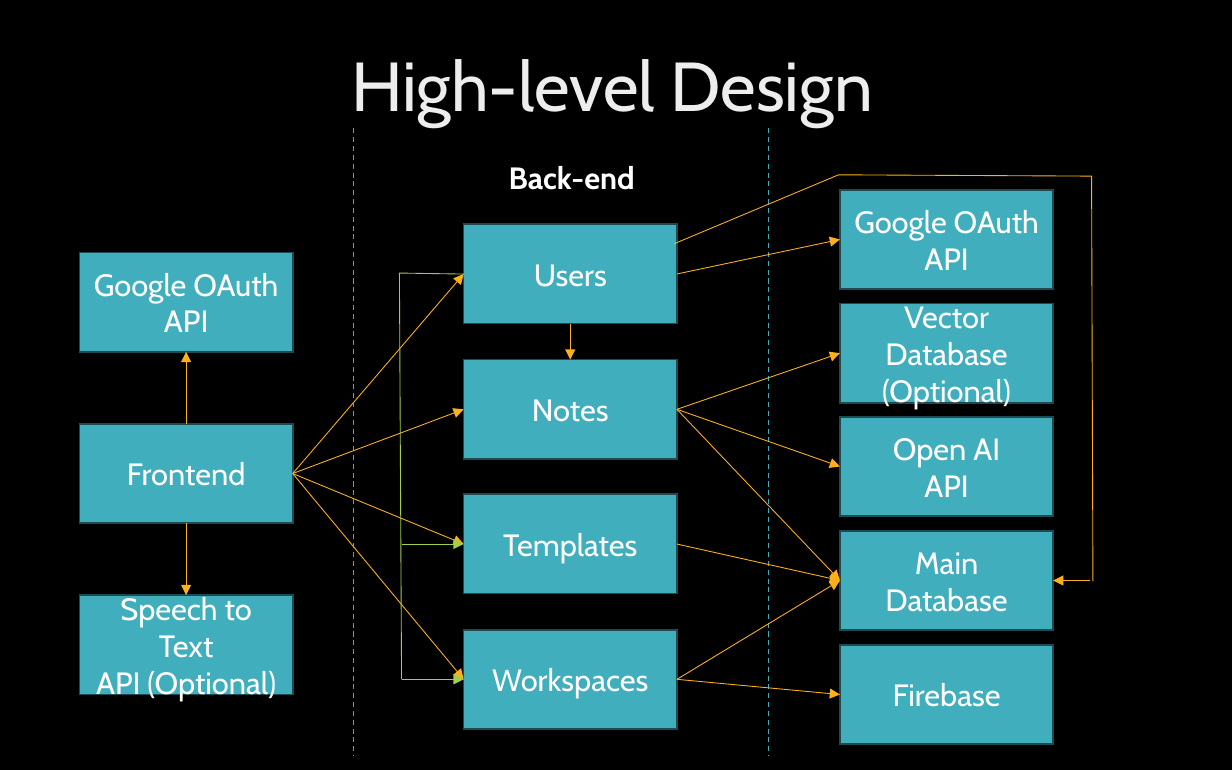
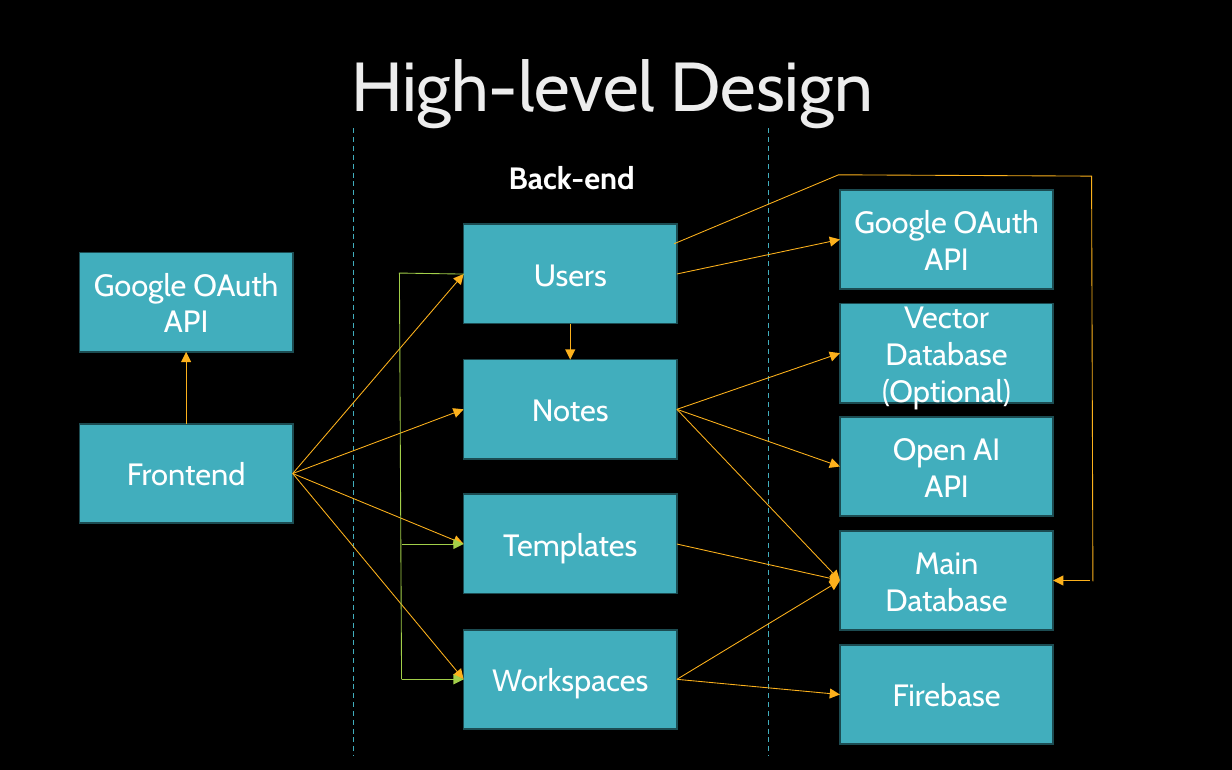
Before and after one commit to MinPoe/frontend-thingspace.ts, a slide deck: slide 5 of ThingSpaceTsM2.pptx. Drawn at 1232x770 pixels with LibreOffice and Linux fonts; fonts in the diff are those of the drawing; background and template pictures are left out. Boxes give left, top, right and bottom in pixels: in the first picture for what was removed or moved away, otherwise in the second. Text is boxed around its words. In the diff, an @@ line names an element or a change of style, - is before the commit and + after.

```diff
--- a/ThingSpaceTsM2.pptx
+++ b/ThingSpaceTsM2.pptx
@@ arrow removed from (186, 524) to (186, 595) @@
@@ rectangle removed at [80,595,293,695] @@
-Speech to Text
-API (Optional)
```
Also in this commit, not shown: 1 other slide changed, 1 other file.
